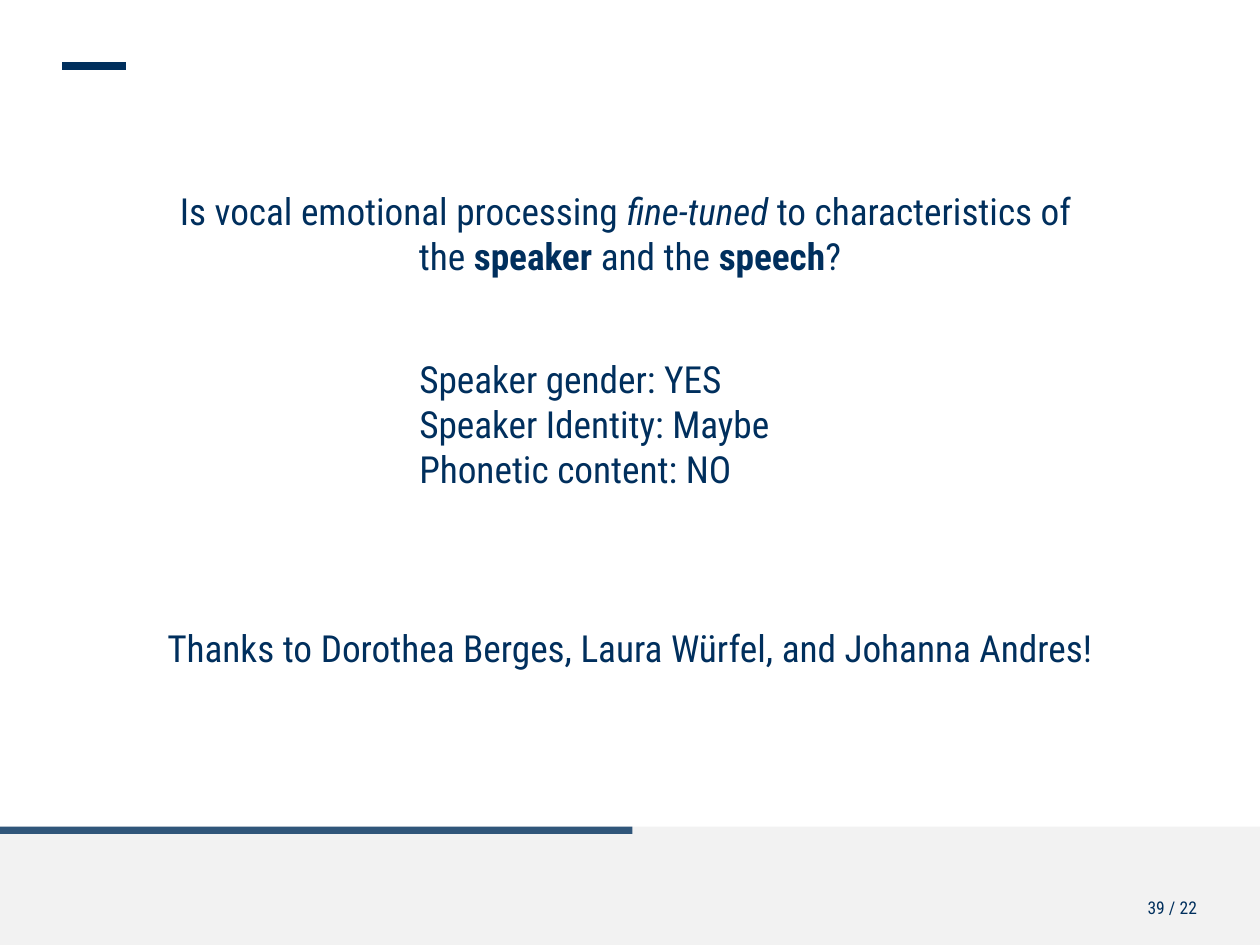
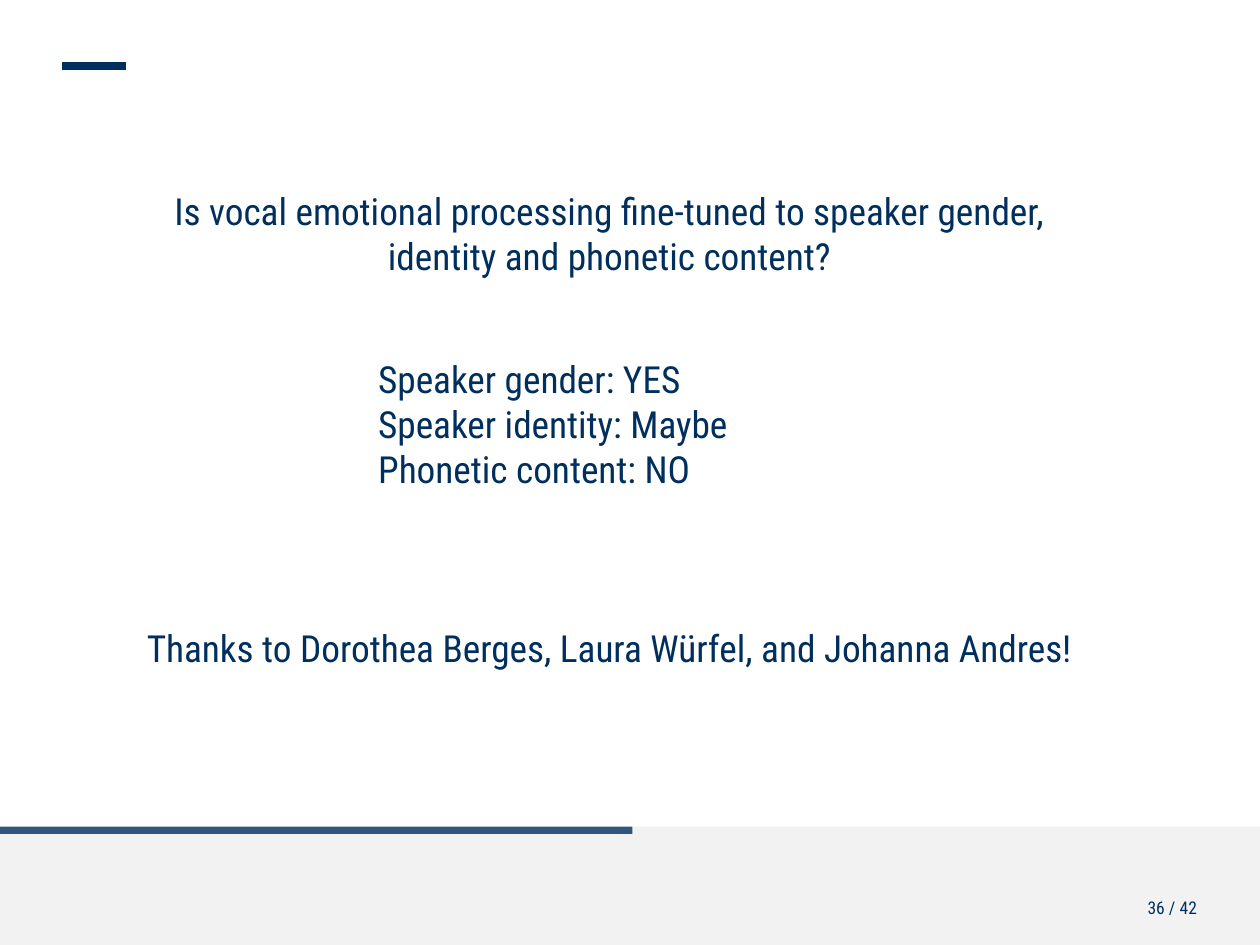
Before and after one commit to ChristineNussbaum/2025_Simultaneous_Adaptation, a slide deck: slide 36 of talks/Kolloq_Simulatenous_opposite_adaptation.pptx (slide 39 before the commit). Drawn at 1260x945 pixels with LibreOffice and Linux fonts; fonts in the diff are those of the drawing; background and template pictures are left out. Boxes give left, top, right and bottom in pixels: in the first picture for what was removed or moved away, otherwise in the second. Text is boxed around its words. In the diff, an @@ line names an element or a change of style, - is before the commit and + after.

```diff
--- a/talks/Kolloq_Simulatenous_opposite_adaptation.pptx
+++ b/talks/Kolloq_Simulatenous_opposite_adaptation.pptx
@@ text "Is vocal emotional processing fine-tuned ...": place and size @@
-text "Is vocal emotional processing fine-tuned ..." at bbox=[167, 196, 1092, 670]
+text "Is vocal emotional processing fine-tuned ..." at bbox=[147, 196, 1072, 670]
@@ text at bbox=[174, 196, 1044, 278]: text changed @@
-Is vocal emotional processing fine-tuned to characteristics of
-the speaker and the speech?
+Is vocal emotional processing fine-tuned to speaker gender, identity and phonetic content?
@@ text at bbox=[378, 410, 727, 446]: text changed @@
-      Speaker Identity: Maybe
+      Speaker identity: Maybe
@@ page number at bbox=[1148, 901, 1197, 914]: text changed @@
-39 / 22
+36 / 42
```
Also in this commit, not shown: 21 other slides changed, 1 slide added, 5 other files.
